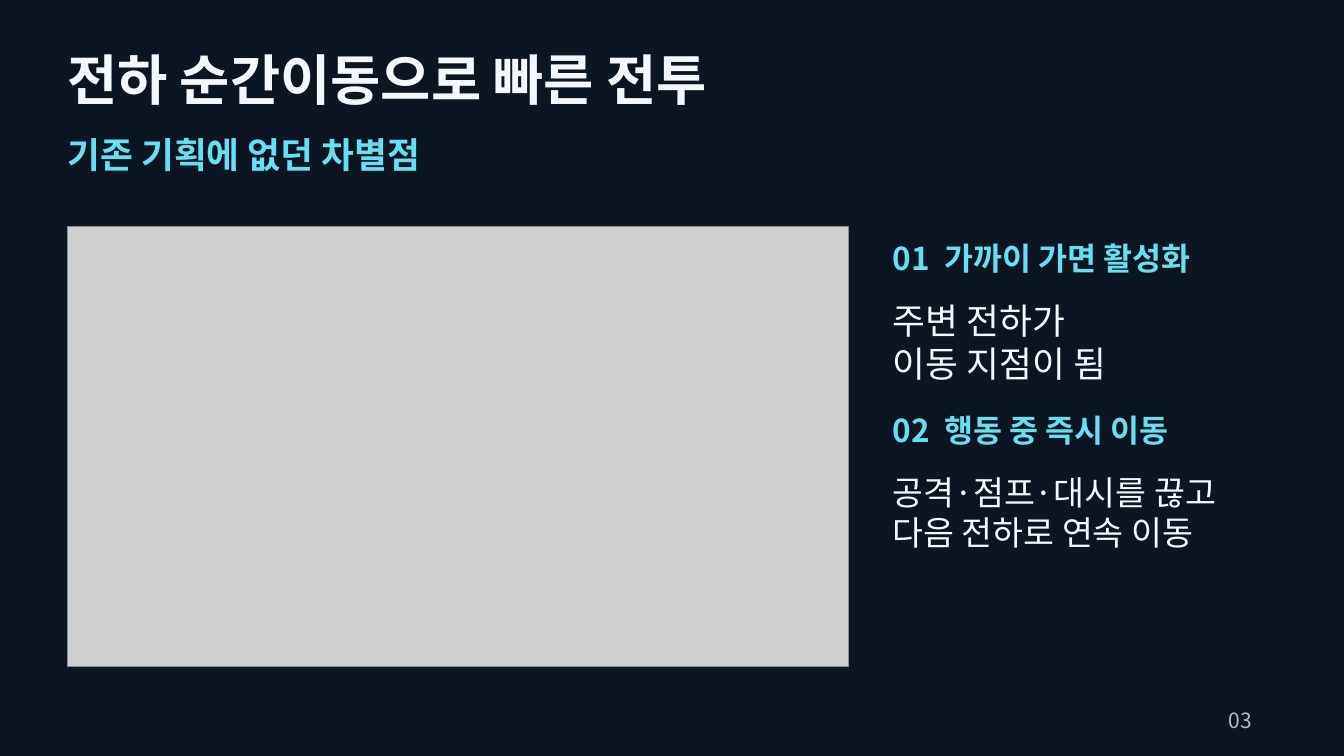
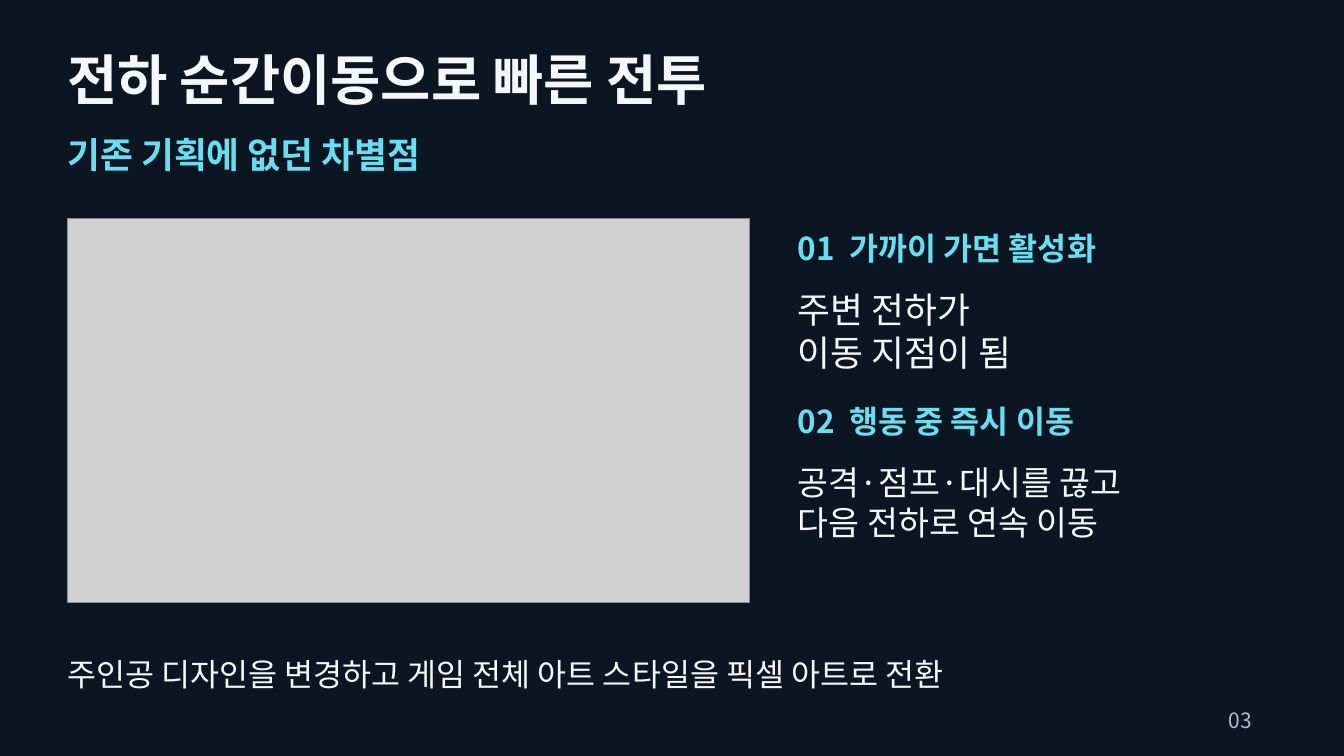
Before and after one commit to snooy-dev/circuit-warden, a slide deck: slide 3 of Circuit_Warden_Phase2_Presentation.pptx. Drawn at 1344x756 pixels with LibreOffice and Linux fonts; fonts in the diff are those of the drawing; grey boxes stand for pictures. Boxes give left, top, right and bottom in pixels: in the first picture for what was removed or moved away, otherwise in the second. Text is boxed around its words. In the diff, an @@ line names an element or a change of style, - is before the commit and + after.

Commit message:
docs(presentation): 아트 변경을 한 문장으로 축약하고 대본 분리
사용자 요청에 따라 비교 페이지와 이미지를 삭제해 4장으로 정리했다. 프리텐다드와 확대된 글자를 유지하고 슬라이드 노트의 대본을 제거했다.

최종 4장 시각 확인과 구조·배치·폰트 검사를 통과했다. 노트에 출처만 남은 것과 삽입 영상 해시를 확인했다. PowerPoint 실제 재생은 미검사다.

```diff
--- a/Circuit_Warden_Phase2_Presentation.pptx
+++ b/Circuit_Warden_Phase2_Presentation.pptx
@@ picture: place and size @@
-picture at bbox=[68, 227, 849, 666]
+picture at bbox=[68, 219, 750, 603]
@@ text "01 가까이 가면 활성화": place and size @@
-text "01 가까이 가면 활성화" at bbox=[892, 243, 1190, 273]
+text "01 가까이 가면 활성화" at bbox=[798, 233, 1096, 263]
@@ text "주변 전하가": place and size @@
-text "주변 전하가" at bbox=[892, 304, 1106, 380]
+text "주변 전하가" at bbox=[798, 293, 1012, 369]
@@ text "02 행동 중 즉시 이동": place and size @@
-text "02 행동 중 즉시 이동" at bbox=[892, 415, 1169, 445]
+text "02 행동 중 즉시 이동" at bbox=[798, 406, 1074, 436]
@@ text "공격·점프·대시를 끊고": place and size @@
-text "공격·점프·대시를 끊고" at bbox=[892, 477, 1216, 548]
+text "공격·점프·대시를 끊고" at bbox=[798, 467, 1122, 538]
@@ text added at bbox=[67, 660, 943, 689], 22.5 pt, text #F4F8FC @@
+주인공 디자인을 변경하고 게임 전체 아트 스타일을 픽셀 아트로 전환
```
Also in this commit, not shown: 1 other slide changed, 1 slide removed, 1 other file.
